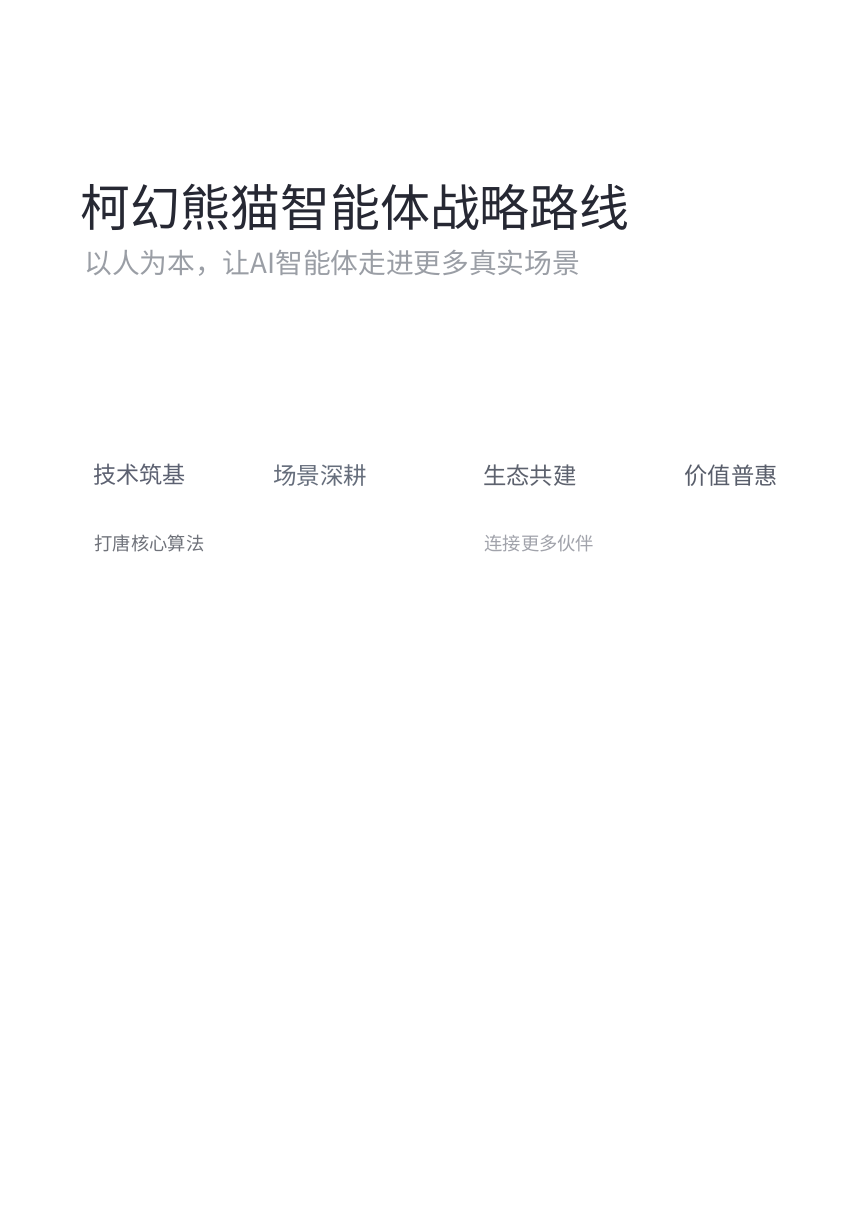
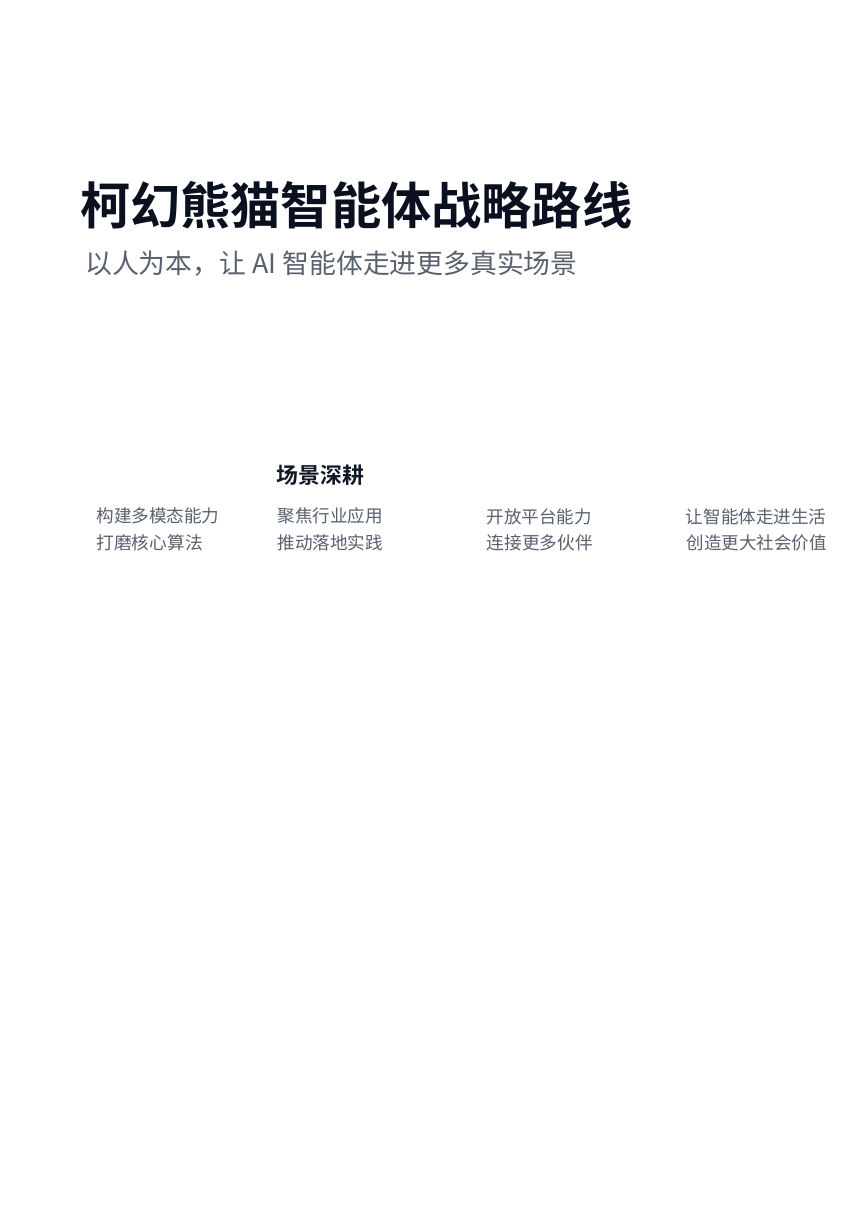
Before and after one commit to xiaoguo96/pdf2pptx, a slide deck: slide 4 of samples/output_测试3_editable.pptx. Drawn at 866x1232 pixels with LibreOffice and Linux fonts; fonts in the diff are those of the drawing; background and template pictures are left out. Boxes give left, top, right and bottom in pixels: in the first picture for what was removed or moved away, otherwise in the second. Text is boxed around its words. In the diff, an @@ line names an element or a change of style, - is before the commit and + after.

```diff
--- a/samples/output_测试3_editable.pptx
+++ b/samples/output_测试3_editable.pptx
@@ text "柯幻熊猫智能体战略路线" at (80,181,632,229): size 49.1 to 49.4 pt, text colour #262833 to #0B1020, bold on @@
@@ text at (85,250,578,276): text changed; size 27.3 to 26.4 pt; text colour #9A9EA5 to #59606E @@
-以人为本，让AI智能体走进更多真实场景
+以人为本，让 AI 智能体走进更多真实场景
@@ text "场景深耕" at (277,464,364,485): size 23.2 to 21.5 pt, text colour #666E7C to #111827, bold on @@
@@ text removed at (483,464,577,486) @@
-生态共建
@@ text removed at (684,464,777,486) @@
-价值普惠
@@ text at (97,507,220,524): text changed; size 22.7 to 17.3 pt; text colour #5C6171 to #59606E @@
-技术筑基
+构建多模态能力
@@ text added at (278,507,383,524), 17.3 pt, text #59606E @@
+聚焦行业应用
@@ text added at (487,508,592,525), 17.2 pt, text #59606E @@
+开放平台能力
@@ text added at (686,508,826,525), 17.3 pt, text #59606E @@
+让智能体走进生活
@@ text at (97,534,203,551): text changed; size 18 to 17.4 pt; text colour #6F727A to #59606E @@
-打唐核心算法
+打磨核心算法
@@ text added at (278,534,383,551), 17.3 pt, text #59606E @@
+推动落地实践
@@ text "连接更多伙伴" at (487,534,593,551): size 18 to 17.4 pt, text colour #A1A3AB to #59606E @@
@@ text added at (687,534,827,551), 17.2 pt, text #59606E @@
+创造更大社会价值
```
Also in this commit, not shown: 7 other slides changed, 23 other files.
